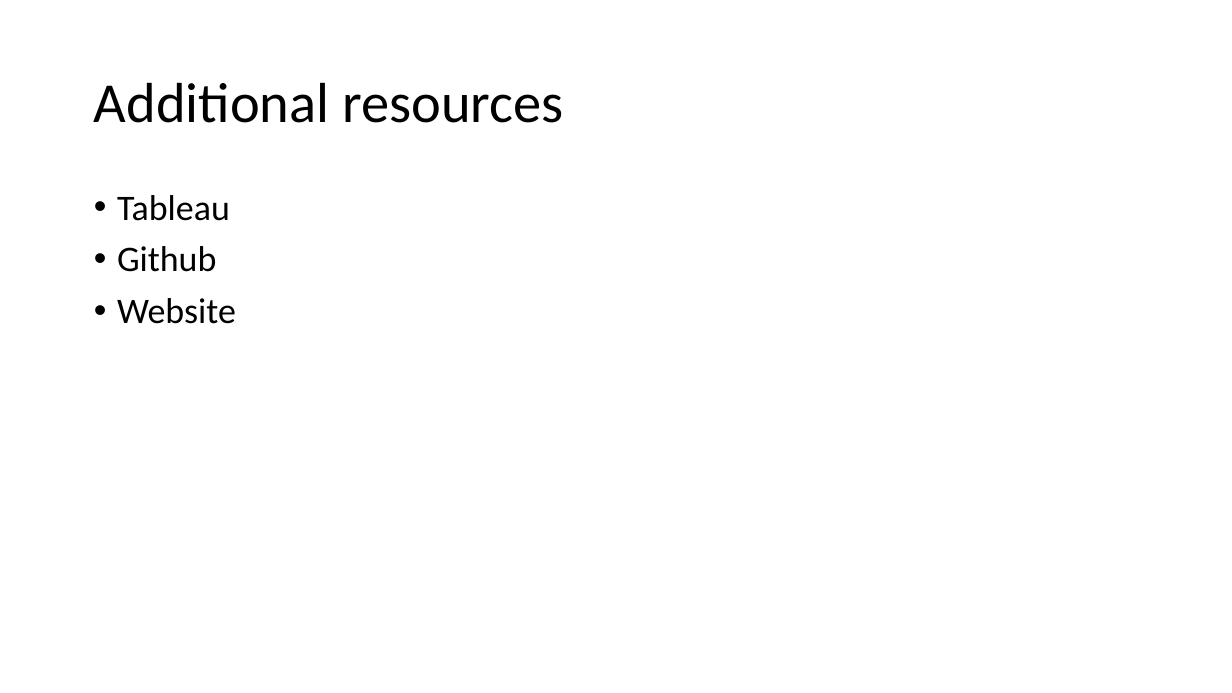
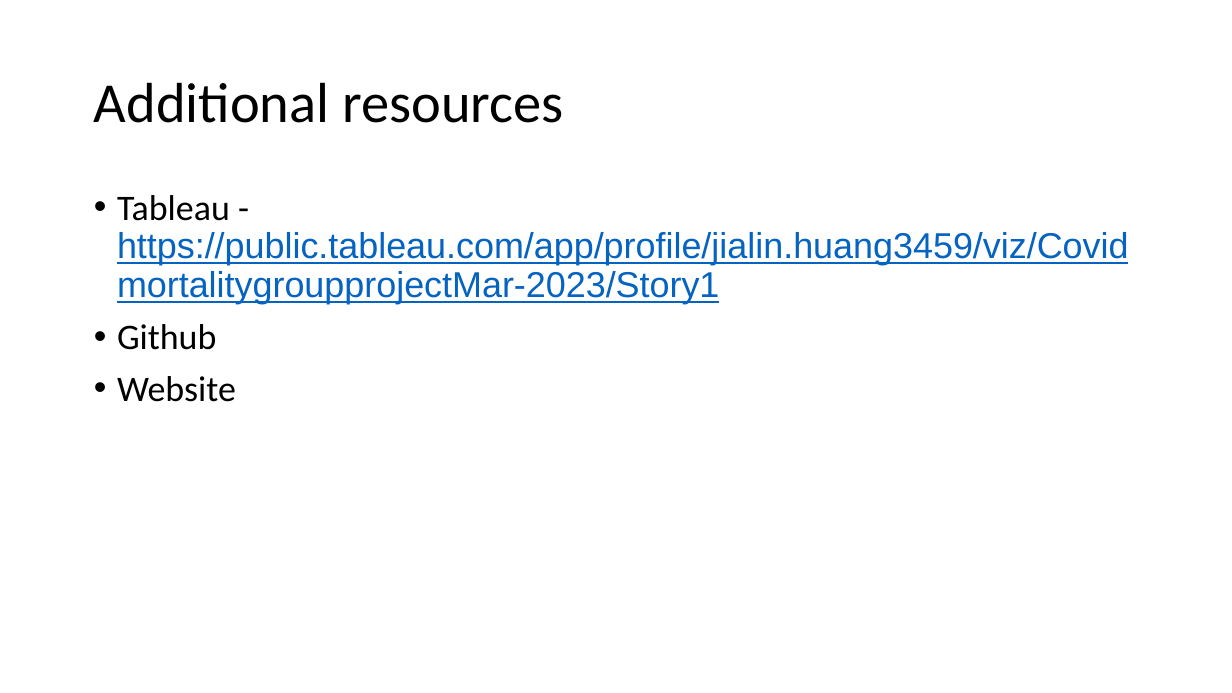
Before and after one commit to rvroomiii/group_hub, a slide deck: slide 7 of Covid-presentation.pptx. Drawn at 1232x693 pixels with LibreOffice and Linux fonts; fonts in the diff are those of the drawing. Boxes give left, top, right and bottom in pixels: in the first picture for what was removed or moved away, otherwise in the second. Text is boxed around its words. In the diff, an @@ line names an element or a change of style, - is before the commit and + after.

Commit message:
Update presentation file

```diff
--- a/Covid-presentation.pptx
+++ b/Covid-presentation.pptx
@@ text at box(117, 195, 1129, 304): text changed; font Calibri to Arial; text colour #000000 to #0563C1 @@
-• Tableau
+• Tableau - https://public.tableau.com/app/profile/jialin.huang3459/viz/CovidmortalitygroupprojectMar-2023/Story1
```
Also in this commit, not shown: 2 other slides changed.
